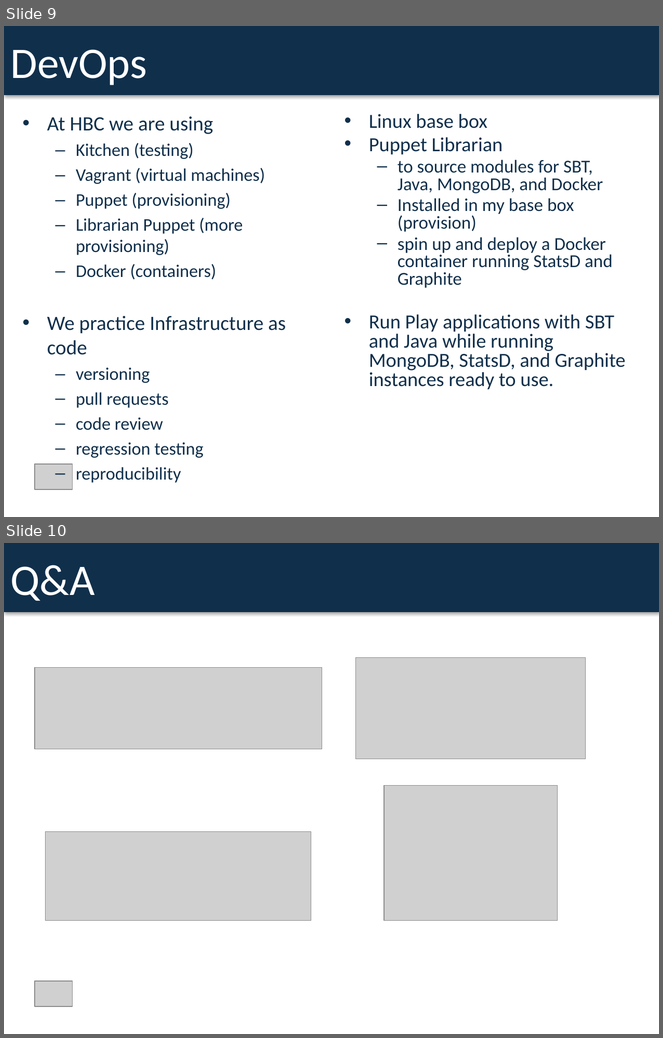
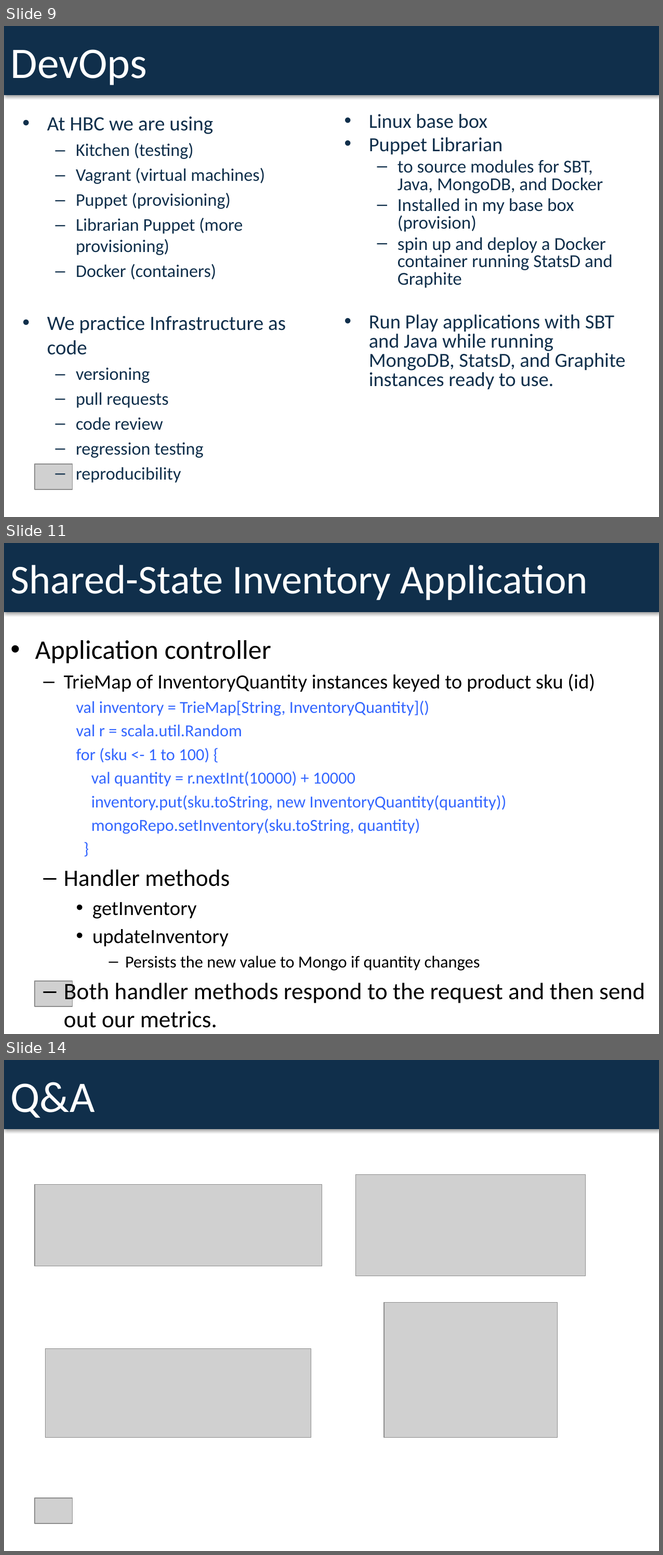
Before and after one commit to dspeele/react-vs-shared-state-inventory, a slide deck: React Vs Shared State Deck.pptx. Shown one above the other, each under a label of ours: slides 9 and 10 before the commit, slides 9, 11 and 14 after it; the slides between them are not shown. The pictures are 663x1038 and 663x1555 pixels, drawn with LibreOffice and Linux fonts; fonts in the diff are those of the drawing; grey boxes stand for pictures. Boxes give left, top, right and bottom in pixels: in the first picture for what was removed or moved away, otherwise in the second. Text is boxed around its words. In the diff, an @@ line names an element or a change of style, - is before the commit and + after.

```diff
--- a/React Vs Shared State Deck.pptx
+++ b/React Vs Shared State Deck.pptx
@@ slide 11 added at (4,543,659,1034), background #FFFFFF @@
@@ rectangle added at (4,543,659,612), fill #102F4B, 45 pt, text #FFFFFF @@
+Shared-State Inventory Application
@@ text added at (35,640,645,1005), 18.5 pt, text #3366FF @@
+• Application controller
+  – TrieMap of InventoryQuantity instances keyed to product sku (id)
+    val inventory = TrieMap[String, InventoryQuantity]()
+    val r = scala.util.Random
+    for (sku <- 1 to 100) {
+    val quantity = r.nextInt(10000) + 10000
+    inventory.put(sku.toString, new InventoryQuantity(quantity))
+    mongoRepo.setInventory(sku.toString, quantity)
+    }
+  – Handler methods
+    • getInventory
+    • updateInventory
+      – Persists the new value to Mongo if quantity changes
+  – Both handler methods respond to the request and then send out our metrics.
@@ picture added at (35,981,73,1007) @@
@@ what was slide 10 is now slide 14 @@
```
Also in this commit, not shown: 1 slide changed, 3 other slides added, 2 other files.
